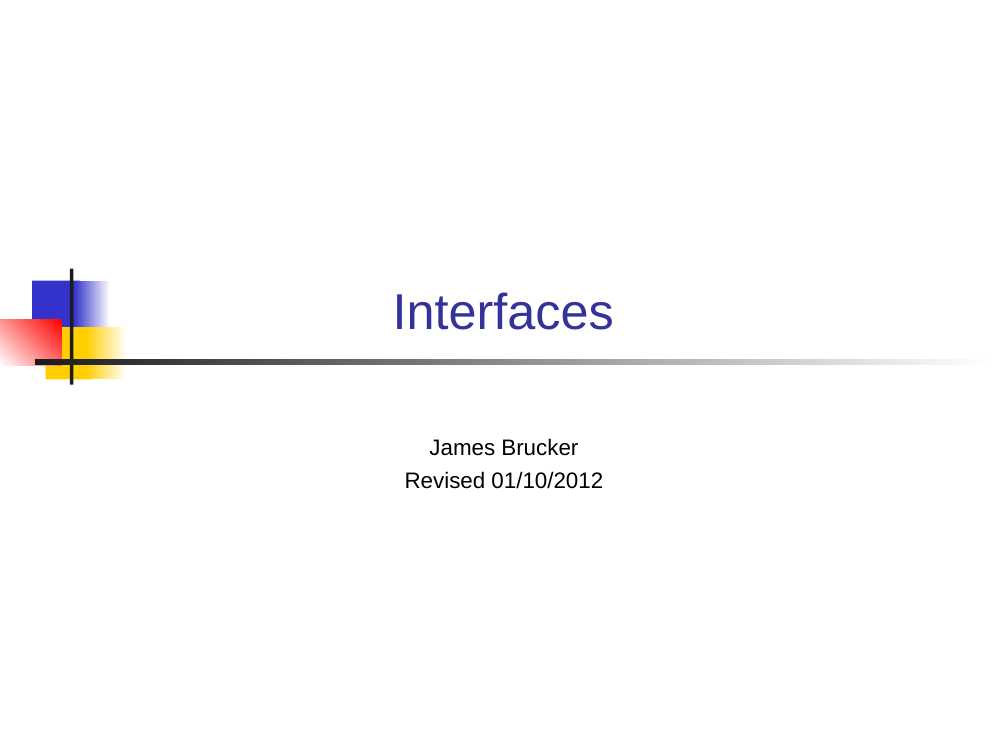
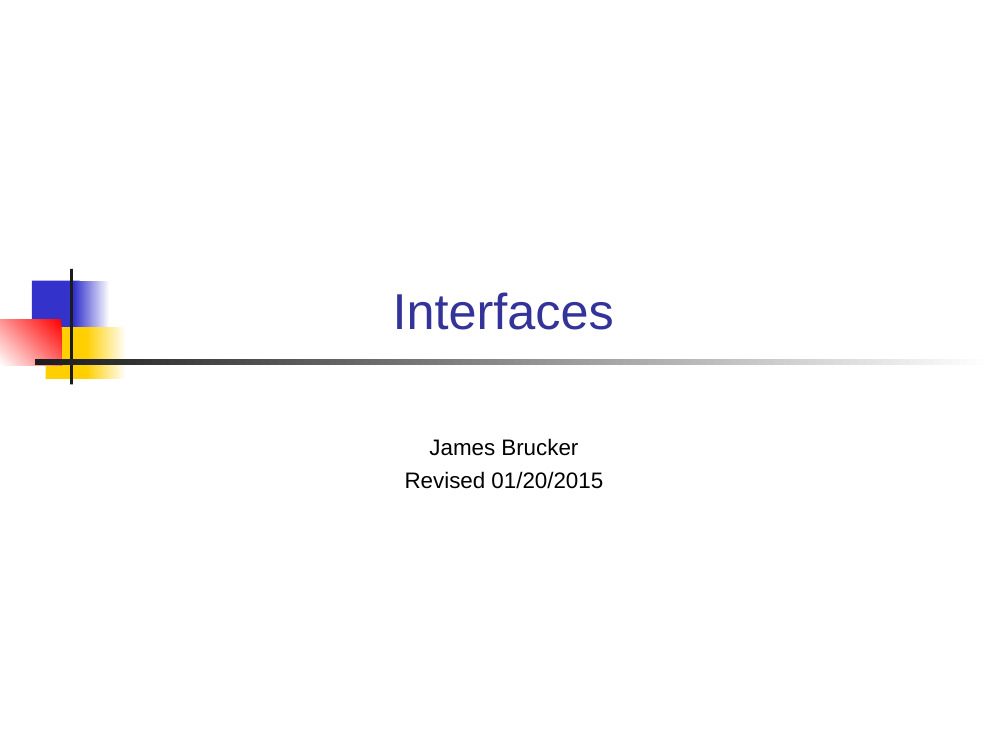
Before and after one commit to skeoop/skeoop.github.io, a slide deck: slide 1 of week2/1-Interfaces.ppt. Drawn at 1008x756 pixels with LibreOffice and Linux fonts; fonts in the diff are those of the drawing. Boxes give left, top, right and bottom in pixels: in the first picture for what was removed or moved away, otherwise in the second. Text is boxed around its words. In the diff, an @@ line names an element or a change of style, - is before the commit and + after.

```diff
--- a/week2/1-Interfaces.ppt
+++ b/week2/1-Interfaces.ppt
@@ subtitle at [405,471,603,489]: text changed @@
-Revised 01/10/2012
+Revised 01/20/2015
```
Also in this commit, not shown: 36 other slides changed, 2 slides added, 10 slides removed.
